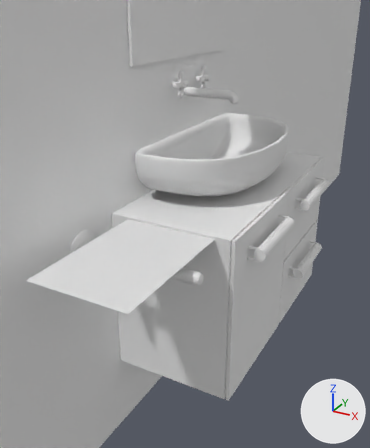
The Blender file PSMG_SS_2015_VGHS/Assets/3D/Bath/Toilette_Waschbecken_komplett.blend, before and after one commit.
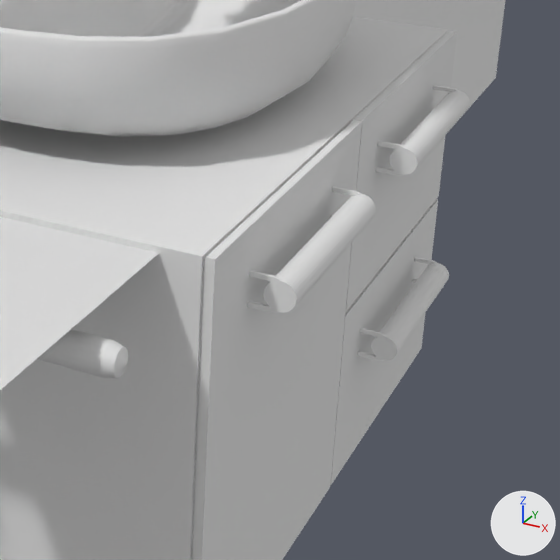
Each version is shown from a 50 mm camera at (2.88, -9.27, 6.19) aimed at (-1.07, -2.1, 2.61), then close up on the part from 42% to 98% of the width and 33% to 79% of the height. Every picture has the same lights, and +X, +Y and +Z are marked at lower right.

Script lines for the objects in view, before the commit:
```python
me_cylinder_001 = bpy.data.meshes.new('Cylinder.001')
me_cylinder_001.from_pydata(...)  # 256 vertices, 217 faces; spans x -1.14..1.15, y -1.0..1.96, z -7.26..7.26
me_cylinder_003 = bpy.data.meshes.new('Cylinder.003')
me_cylinder_003.from_pydata(...)  # 256 vertices, 217 faces; spans x -1.14..1.15, y -1.0..1.96, z -7.26..7.26
me_plane_001 = bpy.data.meshes.new('Plane.001')
me_plane_001.from_pydata(...)  # 81 vertices, 64 faces; spans x -1.0..1.0, y -1.0..1.0, z 0.0
ob_griffe_oben = bpy.data.objects.new('Griffe_oben', me_cylinder_003)
ob_griffe_oben.location = (0.938, -3.227, 3.256)
ob_griffe_oben.rotation_euler = (-1.571, 1.571, 0.0)  # degrees (-90, 90, 0)
ob_griffe_oben.scale = (0.0806, 0.0806, 0.0806)
_m = ob_griffe_oben.modifiers.new('Array', 'ARRAY')
_m.constant_offset_displace = (0.0, 0.0, 0.0)
_m.relative_offset_displace = (0.0, 0.0, 1.65)
ob_griffe_unten = bpy.data.objects.new('Griffe_unten', me_cylinder_001)
ob_griffe_unten.location = (0.938, -1.303, 2.037)
ob_griffe_unten.rotation_euler = (-1.571, 1.571, 0.0)  # degrees (-90, 90, 0)
ob_griffe_unten.scale = (0.0806, 0.0806, 0.0806)
ob_handtuch = bpy.data.objects.new('Handtuch', me_plane_001)
ob_handtuch.location = (-0.119, -4.788, 3.555)
ob_handtuch.scale = (0.632, 1.26, 1.0)
# also in view: 'Handtuchhalter' at (-0.17, -4.84, 3.34); 'Waschbecken' at (-0.23, -2.18, 3.9); 'Unterschrank' at (-0.11, -2.23, 2.39); 'Wand' at (-1.01, 0.0, 5.02)
```
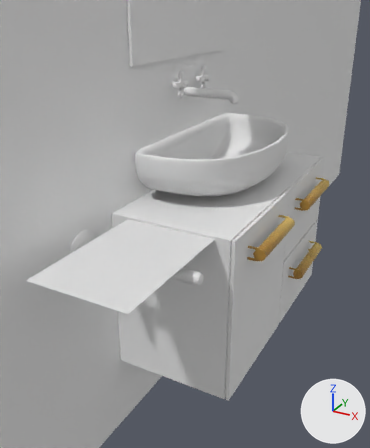
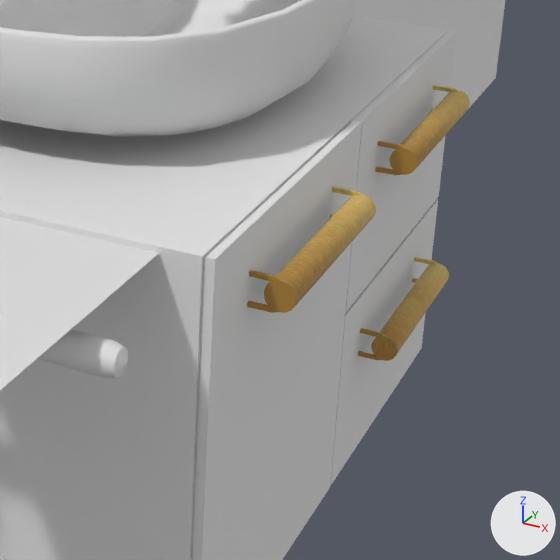
Boxes (x1, y1, x2, y2) around the edits, measured in the close-ups (560 x 560 px):
'Griffe_unten', recoloured (grey to brown)
    both: (358, 257, 449, 361)
part 1 of me_cylinder_003, cut back
    both: (247, 141, 405, 313)
part 2 of me_cylinder_003, cut back
    both: (330, 85, 458, 218)
part 3 of me_cylinder_003, recoloured (grey to brown)
    both: (264, 90, 470, 313)

Diff of the bpy script that builds the scene:
```diff
--- a/PSMG_SS_2015_VGHS/Assets/3D/Bath/Toilette_Waschbecken_komplett.blend.py
+++ b/PSMG_SS_2015_VGHS/Assets/3D/Bath/Toilette_Waschbecken_komplett.blend.py
@@ img_bath_handle_jpg @@
+img_bath_handle_jpg = load_image('bath_handle.jpg', 'textures/bath_handle.jpg', 500, 330, 'sRGB')
@@ mat_bath_handle_jpg @@
+mat_bath_handle_jpg = principled_material('bath_handle.jpg')
+mat_bath_handle_jpg.texture = img_bath_handle_jpg
@@ me_cylinder_001 @@
 me_cylinder_001.from_pydata(...)  # 256 vertices, 217 faces; spans x -1.14..1.15, y -1.0..1.96, z -7.26..7.26
+me_cylinder_001.materials.append(mat_bath_handle_jpg)  # picture img_bath_handle_jpg
@@ me_cylinder_003 @@
 # used by ob_griffe_oben; location = (0.938, -3.227, 3.256); rotation_euler = (-1.571, 1.571, 0.0), in degrees (-90, 90, 0); scale = (0.0806, 0.0806, 0.0806)
-me_cylinder_003.from_pydata(...)  # 256 vertices, 217 faces; spans x -1.14..1.15, y -1.0..1.96, z -7.26..7.26
+me_cylinder_003.from_pydata(...)  # 216 vertices, 182 faces, 4 loose edges; spans x -1.14..1.15, y -1.0..1.96, z -7.26..7.26
+# me_cylinder_003 part 1
+# 20 vertices are removed from x -1.14..1.0, y 0.0..0.56, z -7.26..-7.02
+# 40 faces are deleted
+# 2 loose edges are added
+# 22 new faces join them
+# me_cylinder_003 part 2
+# 20 vertices are removed from x -1.14..1.0, y 0.0..0.56, z 7.02..7.26
+# 40 faces are deleted
+# 2 loose edges are added
+# 23 new faces join them
+# me_cylinder_003 part 3: 137 faces spanning x -1.14..1.15, y -1.0..1.96, z -7.26..7.26 switch from no material to mat_bath_handle_jpg (picture img_bath_handle_jpg)
```
